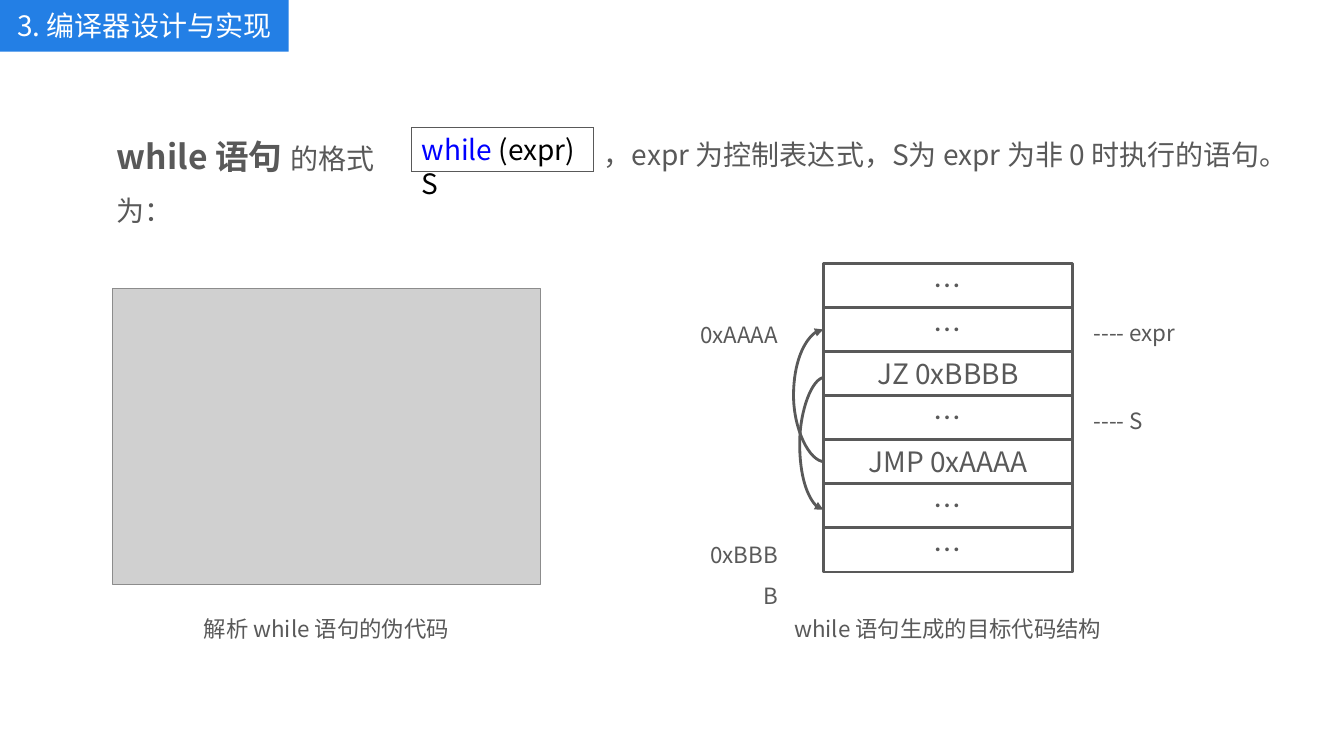
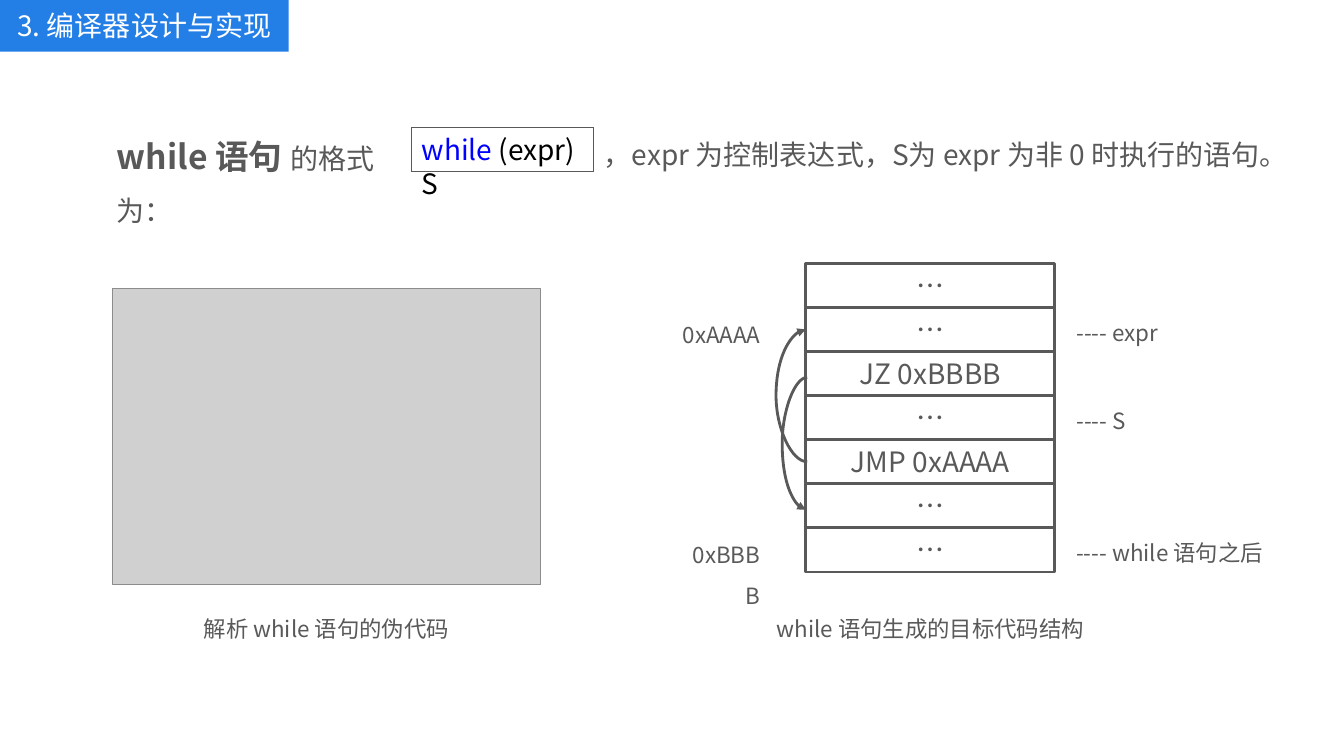
Before and after one commit to kkli28/cc, a slide deck: slide 21 of 论文相关/答辩ppt.pptx. Drawn at 1344x756 pixels with LibreOffice and Linux fonts; fonts in the diff are those of the drawing; grey boxes stand for pictures. Boxes give left, top, right and bottom in pixels: in the first picture for what was removed or moved away, otherwise in the second. Text is boxed around its words. In the diff, an @@ line names an element or a change of style, - is before the commit and + after.

```diff
--- a/论文相关/答辩ppt.pptx
+++ b/论文相关/答辩ppt.pptx
@@ 3 texts, 1 curved arrow moved together from (x1=793, y1=328, x2=1176, y2=639) to (x1=776, y1=328, x2=1158, y2=639) @@
@@ 7 rectangles, 2 texts, 1 curved arrow moved together from (x1=700, y1=263, x2=1073, y2=573) to (x1=683, y1=263, x2=1055, y2=573) @@
@@ text added at (x1=1112, y1=542, x2=1263, y2=563), 16 pt, text #595959 @@
+---- while 语句之后
```
Also in this commit, not shown: 10 other slides changed, 3 other files.
